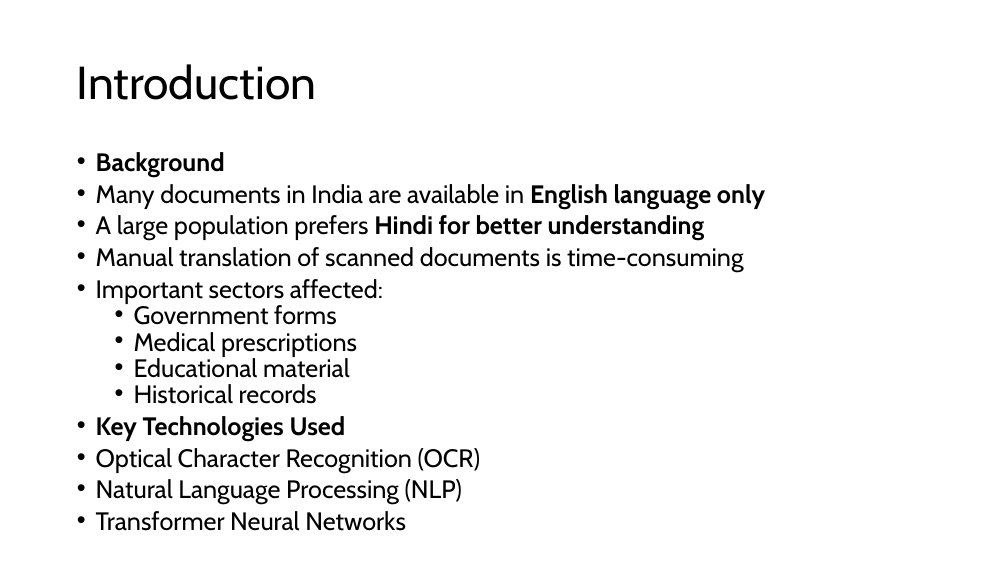
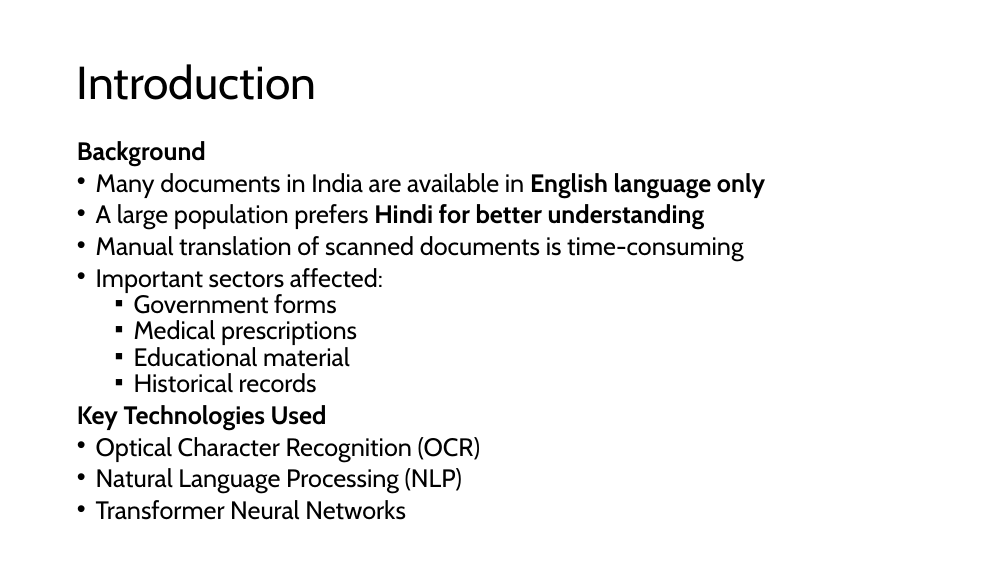
Before and after one commit to shlok200510/PBL, a slide deck: slide 3 of Shlok_PBL.pptx. Drawn at 1008x567 pixels with LibreOffice and Linux fonts; fonts in the diff are those of the drawing. Boxes give left, top, right and bottom in pixels: in the first picture for what was removed or moved away, otherwise in the second. Text is boxed around its words. In the diff, an @@ line names an element or a change of style, - is before the commit and + after.

```diff
--- a/Shlok_PBL.pptx
+++ b/Shlok_PBL.pptx
@@ text "Background": place and size @@
-text "Background" at (96, 152, 765, 505)
+text "Background" at (77, 141, 765, 493)
@@ text at (77, 141, 357, 430): bullet • to none; bullet • to ▪ @@
```
Also in this commit, not shown: 2 other slides changed, 1 slide removed.
